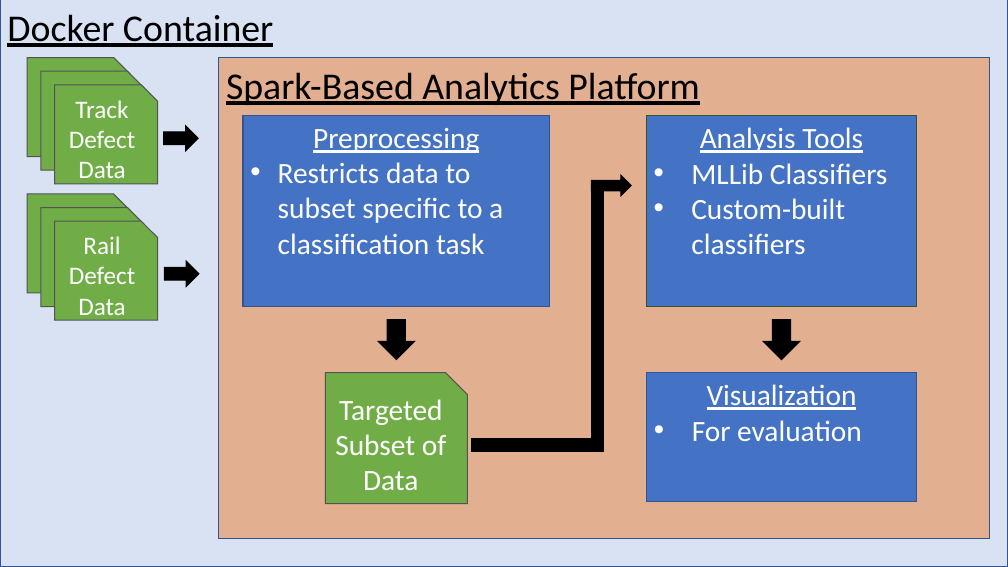
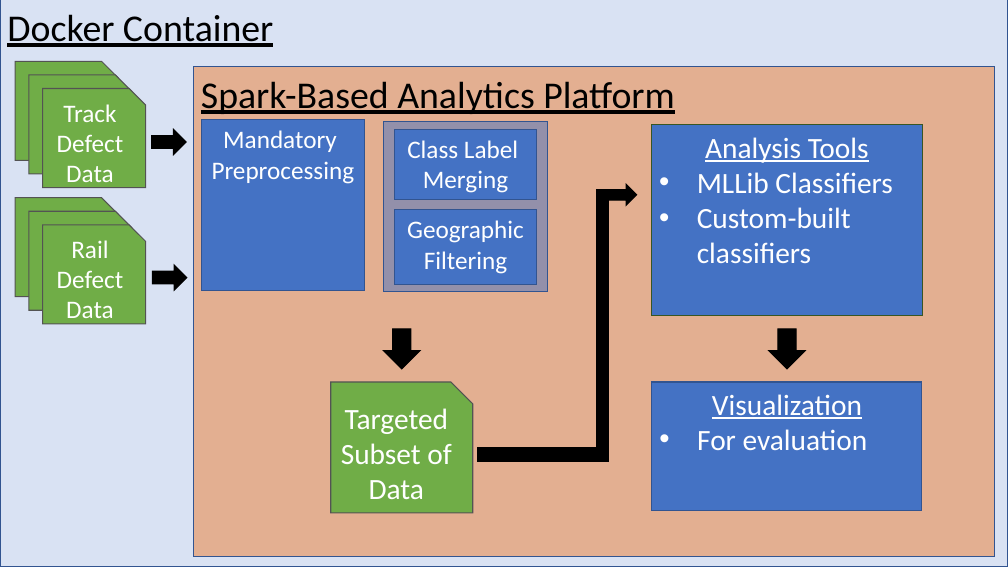
Before and after one commit to dchapp/rail_defect_analysis, a slide deck: slide 1 of extended_abstract/block_diagram.pptx. Drawn at 1008x567 pixels with LibreOffice and Linux fonts; fonts in the diff are those of the drawing. Boxes give left, top, right and bottom in pixels: in the first picture for what was removed or moved away, otherwise in the second. Text is boxed around its words. In the diff, an @@ line names an element or a change of style, - is before the commit and + after.

Commit message:
Completed all but class grouping section

```diff
--- a/extended_abstract/block_diagram.pptx
+++ b/extended_abstract/block_diagram.pptx
@@ rectangle "Spark-Based Analytics Platform": place and size @@
-rectangle "Spark-Based Analytics Platform" at bbox=[219, 57, 990, 538]
+rectangle "Spark-Based Analytics Platform" at bbox=[194, 67, 995, 557]
@@ 6 snip rects, 2 right arrows: place and size @@
-6 snip rects, 2 right arrows at bbox=[27, 57, 199, 321]
+6 snip rects, 2 right arrows at bbox=[15, 61, 187, 324]
@@ rectangle "Mandatory Preprocessing": place and size @@
-rectangle "Mandatory Preprocessing" at bbox=[243, 115, 550, 306]
+rectangle "Mandatory Preprocessing" at bbox=[201, 120, 365, 290]
@@ text in rectangle at bbox=[212, 130, 355, 184]: text changed; size 28 to 24 pt @@
-Preprocessing
-• Restricts data to subset specific to a classification task
+Mandatory
+Preprocessing
@@ rectangle added at bbox=[383, 121, 547, 291], fill #4472C4 at 50% opacity, outline #325491 1 pt @@
@@ rectangle added at bbox=[395, 129, 536, 200], fill #4472C4, outline #325491 1 pt, 24 pt, text #FFFFFF @@
+Class Label
+Merging
@@ rectangle added at bbox=[395, 210, 536, 285], fill #4472C4, outline #325491 1 pt, 24 pt, text #FFFFFF @@
+Geographic
+Filtering
@@ 4 rectangles, 3 right arrows, 1 snip rect: place and size @@
-4 rectangles, 3 right arrows, 1 snip rect at bbox=[325, 116, 917, 504]
+4 rectangles, 3 right arrows, 1 snip rect at bbox=[331, 125, 923, 513]
```
Also in this commit, not shown: 9 other files.
